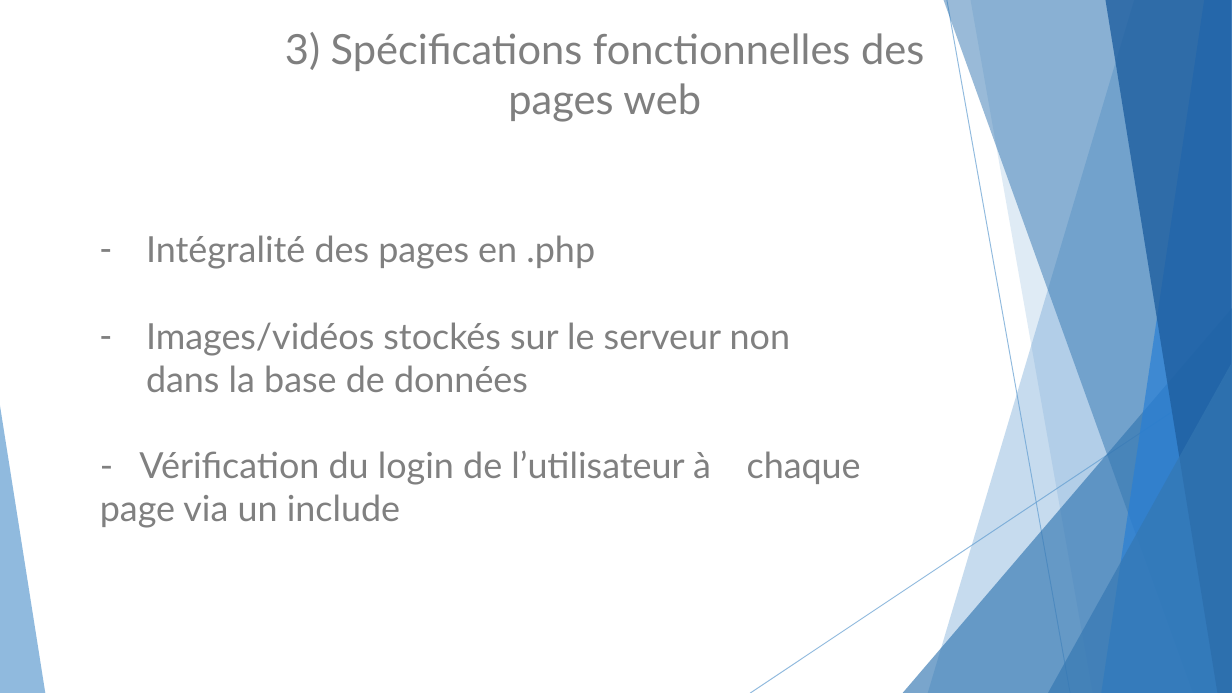
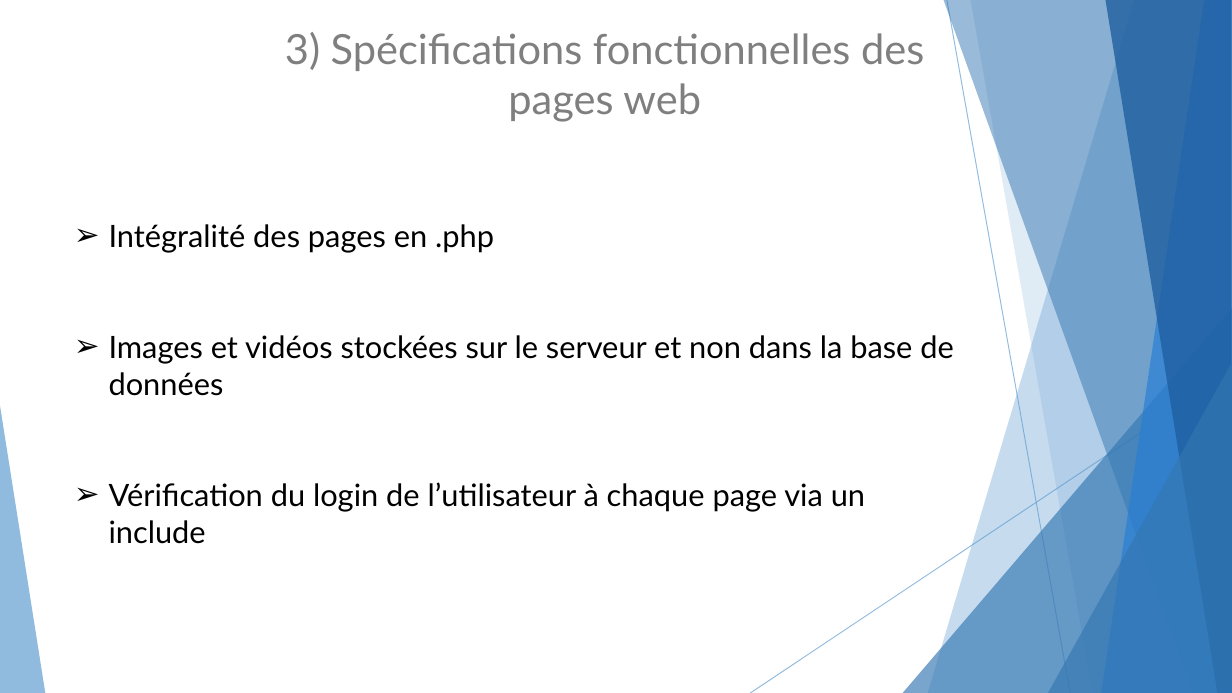
Before and after one commit to HugoFerreiraDosSantos/Projet-Piscine, a slide deck: slide 8 of Oral 05-05.pptx. Drawn at 1232x693 pixels with LibreOffice and Linux fonts; fonts in the diff are those of the drawing. Boxes give left, top, right and bottom in pixels: in the first picture for what was removed or moved away, otherwise in the second. Text is boxed around its words. In the diff, an @@ line names an element or a change of style, - is before the commit and + after.

```diff
--- a/Oral 05-05.pptx
+++ b/Oral 05-05.pptx
@@ text "Intégralité des pages en .php": place and size @@
-text "Intégralité des pages en .php" at (100, 235, 861, 528)
+text "Intégralité des pages en .php" at (109, 224, 954, 544)
@@ text at (109, 224, 494, 253): size 28 to 24 pt, text colour #808080 to #000000 in "Intégralité des pages en .php"; bullet - to ➢ @@
@@ text at (109, 335, 954, 544): text changed; size 28 to 24 pt; text colour #808080 to #000000 @@
-– Images/vidéos stockés sur le serveur non dans la base de données
-- Vérification du login de l’utilisateur à chaque page via un include
+➢ Images et vidéos stockées sur le serveur et non dans la base de données
+➢ Vérification du login de l’utilisateur à chaque page via un include
```
Also in this commit, not shown: 6 other slides changed, 1 other file.
